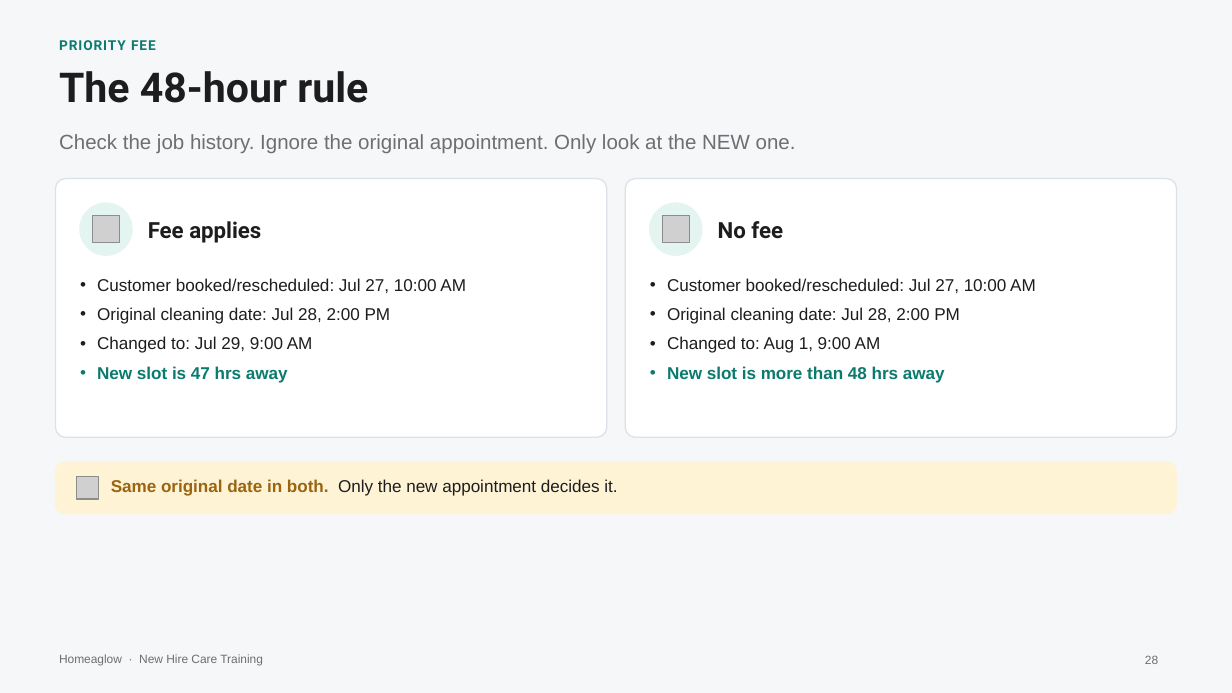
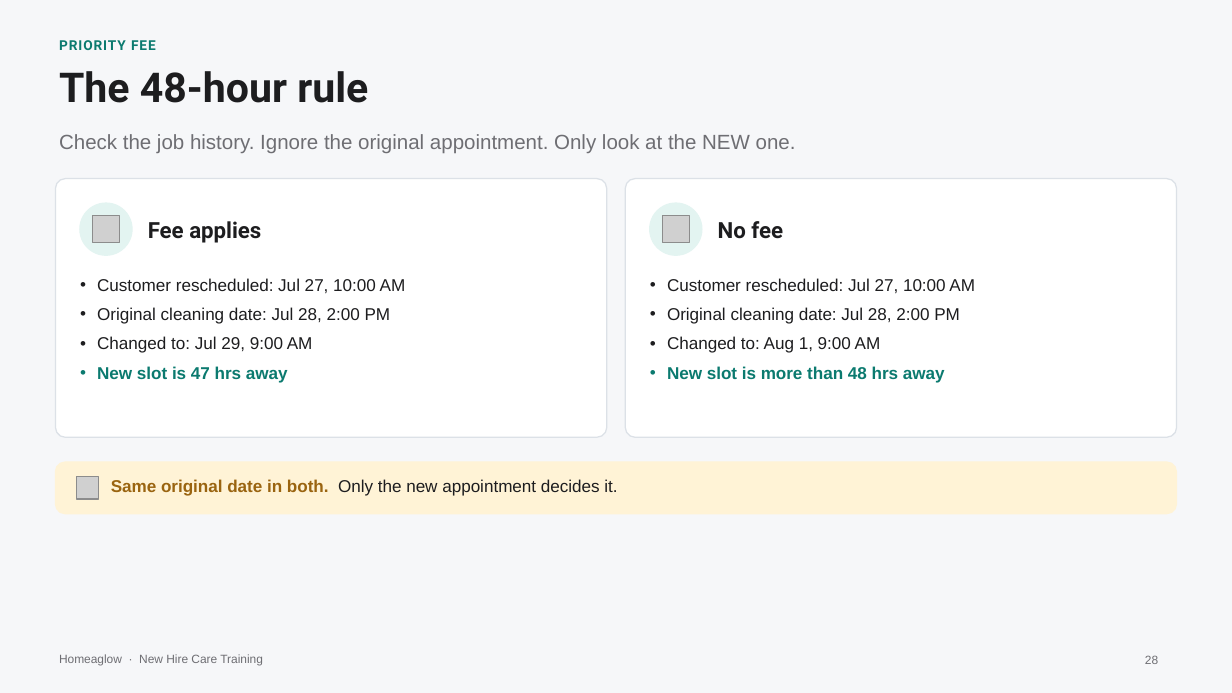
Before and after one commit to anjulimichelle/training, a slide deck: slide 28 of incorrect-info-lmc-lockout/incorrect-info-lmc-lockout.pptx. Drawn at 1232x693 pixels with LibreOffice and Linux fonts; fonts in the diff are those of the drawing; grey boxes stand for pictures. Boxes give left, top, right and bottom in pixels: in the first picture for what was removed or moved away, otherwise in the second. Text is boxed around its words. In the diff, an @@ line names an element or a change of style, - is before the commit and + after.

```diff
--- a/incorrect-info-lmc-lockout/incorrect-info-lmc-lockout.pptx
+++ b/incorrect-info-lmc-lockout/incorrect-info-lmc-lockout.pptx
@@ text at [97, 278, 406, 293]: text changed @@
-• Customer booked/rescheduled: Jul 27, 10:00 AM
+• Customer rescheduled: Jul 27, 10:00 AM
@@ text at [667, 278, 975, 293]: text changed @@
-• Customer booked/rescheduled: Jul 27, 10:00 AM
+• Customer rescheduled: Jul 27, 10:00 AM
```
Also in this commit, not shown: 2 other slides changed, 2 other files.
